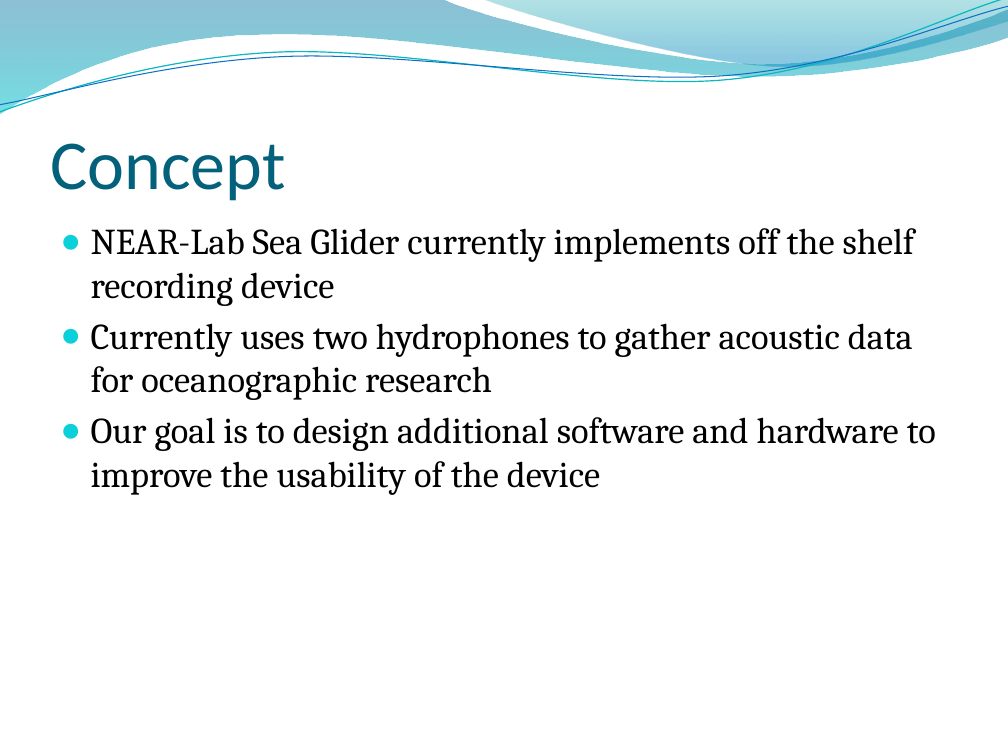
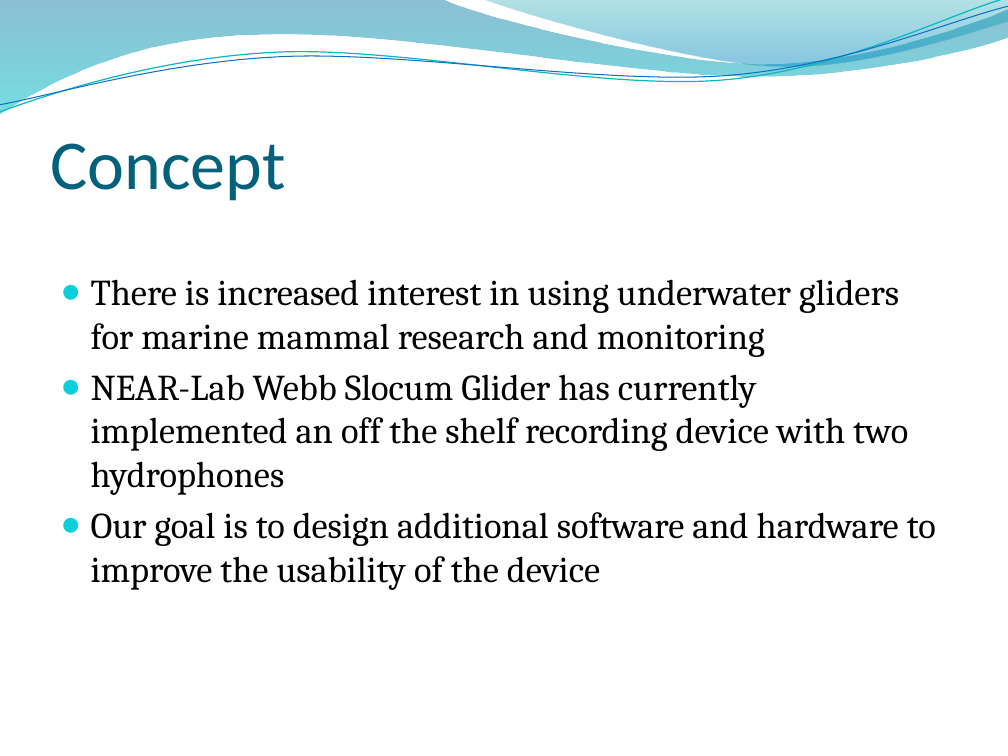
Before and after one commit to chelseathroop/UUVCapstone, a slide deck: slide 2 of CapstoneAssignments/CapstoneProposal.pptx. Drawn at 1008x756 pixels with LibreOffice and Linux fonts; fonts in the diff are those of the drawing; background and template pictures are left out. Boxes give left, top, right and bottom in pixels: in the first picture for what was removed or moved away, otherwise in the second. Text is boxed around its words. In the diff, an @@ line names an element or a change of style, - is before the commit and + after.

```diff
--- a/CapstoneAssignments/CapstoneProposal.pptx
+++ b/CapstoneAssignments/CapstoneProposal.pptx
@@ text at bbox=[91, 279, 908, 495]: text changed @@
-● NEAR-Lab Sea Glider currently implements off the shelf recording device
-● Currently uses two hydrophones to gather acoustic data for oceanographic research
+● There is increased interest in using underwater gliders for marine mammal research and monitoring
+● NEAR-Lab Webb Slocum Glider has currently implemented an off the shelf recording device with two hydrophones
```
Also in this commit, not shown: 5 other slides changed, 5 slides added, 2 slides removed, 1 other file.
